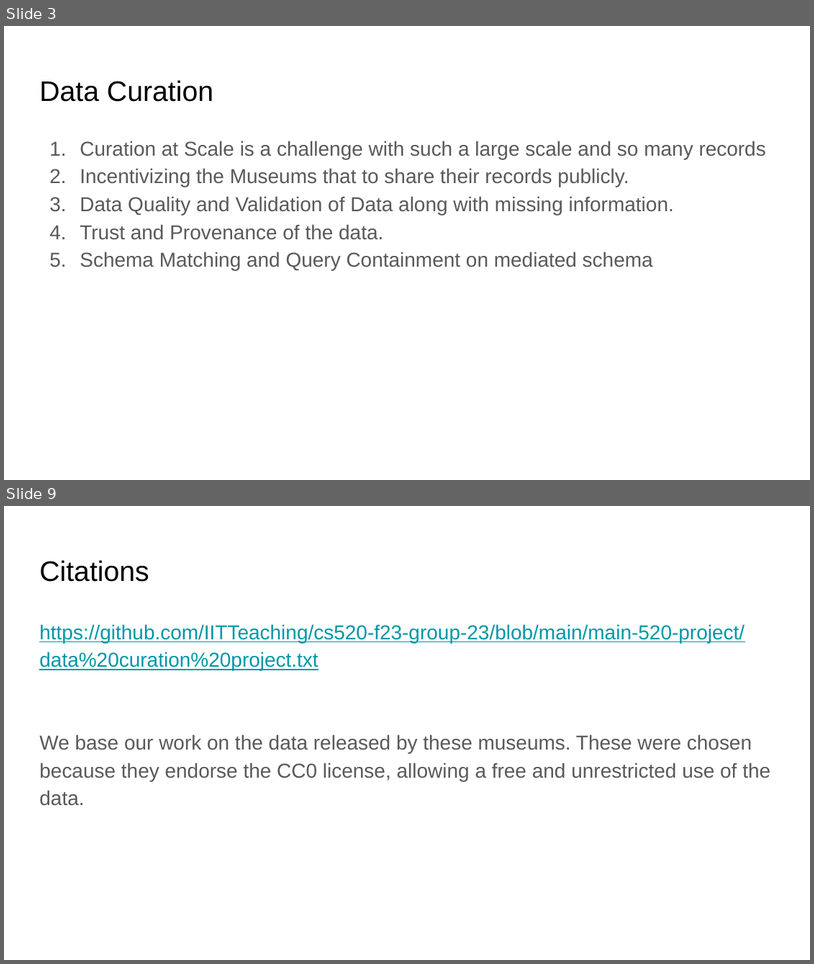
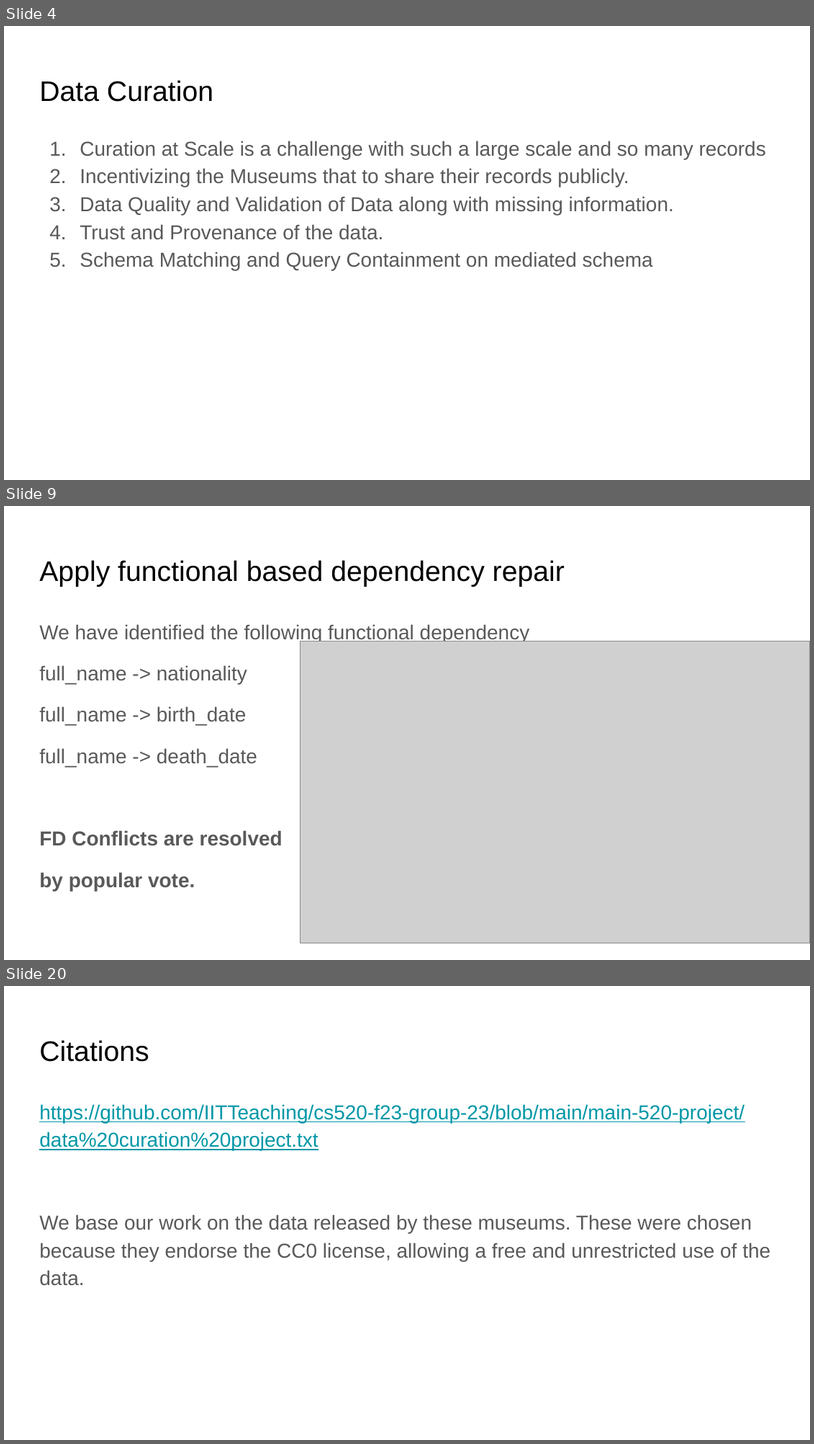
Before and after one commit to IITTeaching/cs520-f23-group-23, a slide deck: main-520-project/CS 520 Data Curation.pptx. Shown one above the other, each under a label of ours: slides 3 and 9 before the commit, slides 4, 9 and 20 after it; the slides between them are not shown. The pictures are 814x964 and 814x1444 pixels, drawn with LibreOffice and Linux fonts; fonts in the diff are those of the drawing; grey boxes stand for pictures. Boxes give left, top, right and bottom in pixels: in the first picture for what was removed or moved away, otherwise in the second. Text is boxed around its words. In the diff, an @@ line names an element or a change of style, - is before the commit and + after.

```diff
--- a/main-520-project/CS 520 Data Curation.pptx
+++ b/main-520-project/CS 520 Data Curation.pptx
@@ slide 9 added at box(4, 506, 810, 960), background #FFFFFF @@
@@ title added at box(39, 560, 565, 587), 25.2 pt, text #000000 @@
+Apply functional based dependency repair
@@ text added at box(39, 624, 530, 890), 18 pt, text #595959 @@
+We have identified the following functional dependency
+full_name -> nationality
+full_name -> birth_date
+full_name -> death_date
+FD Conflicts are resolved
+by popular vote.
@@ picture added at box(300, 641, 810, 943) @@
@@ what was slide 3 is now slide 4 @@
@@ what was slide 9 is now slide 20 @@
```
Also in this commit, not shown: 4 slides changed, 10 other slides added.
